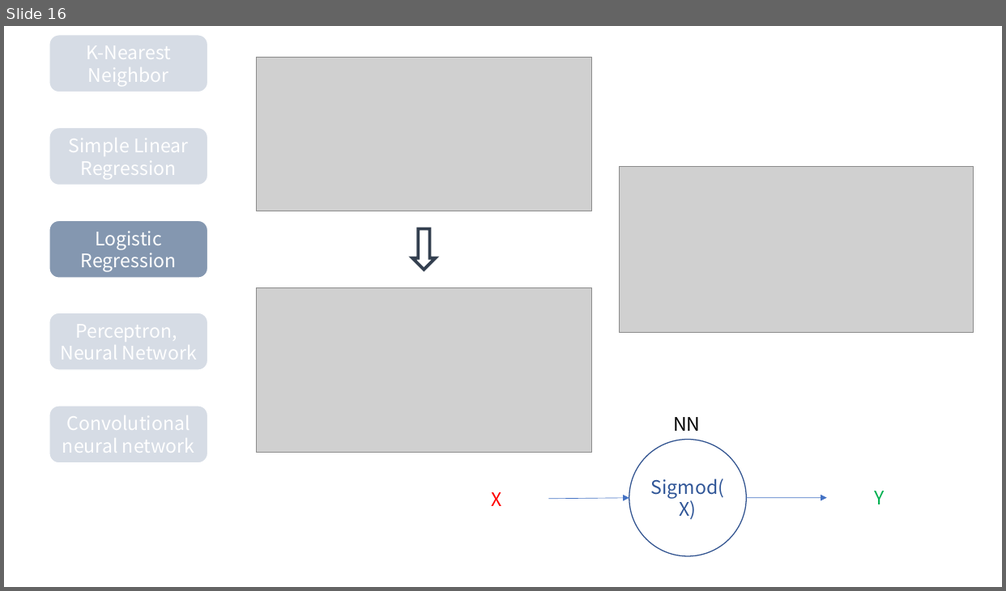
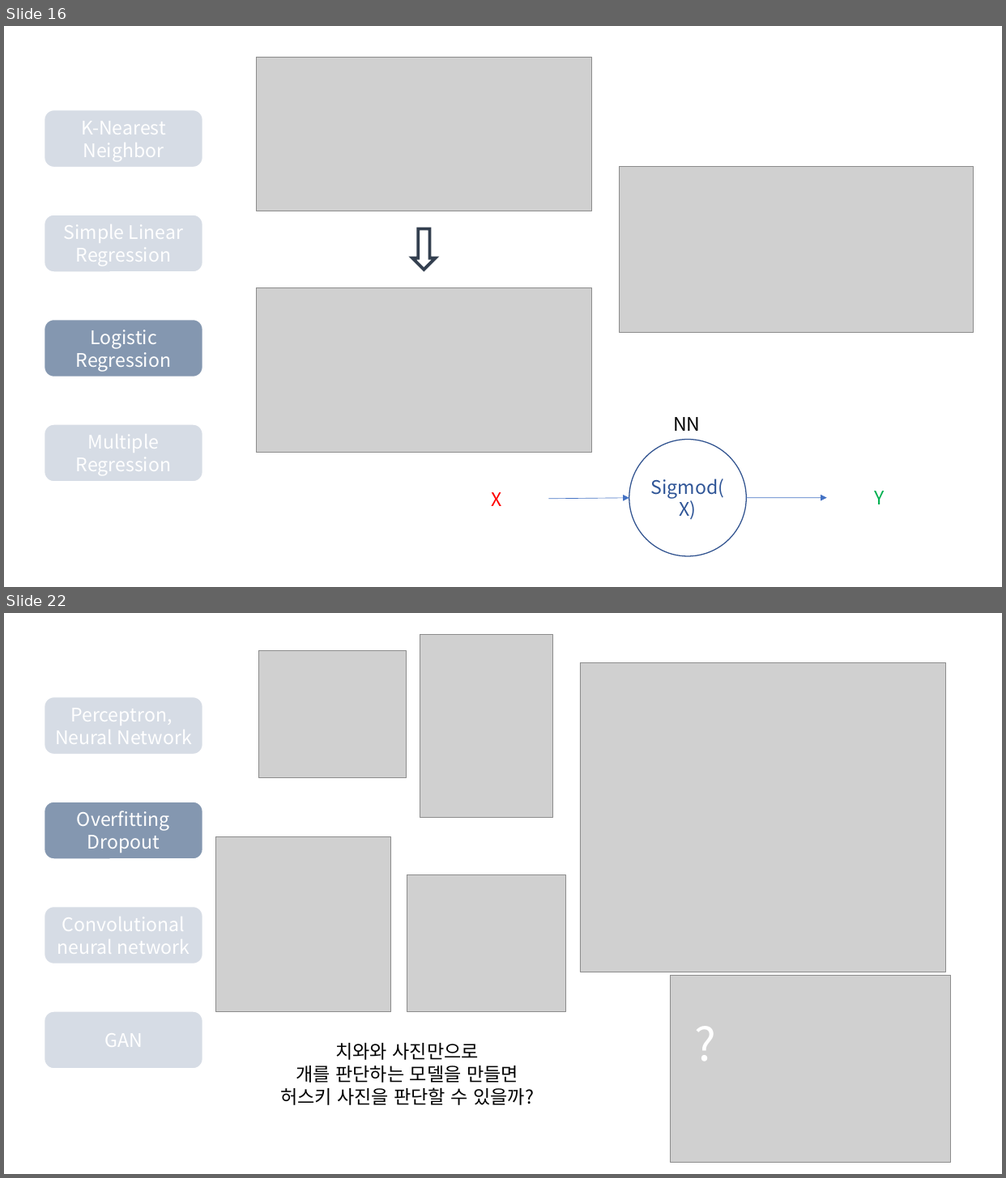
Before and after one commit to Linejin/ai_study, a slide deck: planning/AI seminar.pptx. Shown one above the other, each under a label of ours: slide 16 before the commit, slides 16 and 22 after it; the slides between them are not shown. The pictures are 1006x591 and 1006x1178 pixels, drawn with LibreOffice and Linux fonts; fonts in the diff are those of the drawing; grey boxes stand for pictures. Boxes give left, top, right and bottom in pixels: in the first picture for what was removed or moved away, otherwise in the second. Text is boxed around its words. In the diff, an @@ line names an element or a change of style, - is before the commit and + after.

```diff
--- a/planning/AI seminar.pptx
+++ b/planning/AI seminar.pptx
@@ slide 22 added at box(4, 613, 1002, 1174), background #FFFFFF @@
@@ picture added at box(420, 635, 552, 817) @@
@@ picture added at box(259, 650, 406, 777) @@
@@ picture added at box(580, 662, 946, 972) @@
@@ rounded rectangle added at box(44, 697, 203, 755), fill #D6DCE5, outline #FFFFFF 1 pt, 18 pt, text #FFFFFF @@
+Perceptron,
+Neural Network
@@ rounded rectangle added at box(44, 802, 203, 859), fill #8497B0, outline #FFFFFF 1 pt, 18 pt, text #FFFFFF @@
+Overfitting
+Dropout
@@ picture added at box(216, 837, 391, 1012) @@
@@ picture added at box(407, 875, 566, 1012) @@
@@ rounded rectangle added at box(44, 906, 203, 964), fill #D6DCE5, outline #FFFFFF 1 pt, 18 pt, text #FFFFFF @@
+Convolutional
+neural network
@@ picture added at box(671, 975, 951, 1162) @@
@@ rounded rectangle added at box(44, 1012, 203, 1070), fill #D6DCE5, outline #FFFFFF 1 pt, 18 pt, text #FFFFFF @@
+GAN
@@ text added at box(688, 1012, 724, 1075), 44 pt, text #FFFFFF @@
+?
@@ text added at box(280, 1043, 534, 1105), 18 pt, text #000000 @@
+치와와 사진만으로
+개를 판단하는 모델을 만들면
+허스키 사진을 판단할 수 있을까?
@@ slide 16 changed as well @@
@@ rounded rectangle "K-Nearest Neighbor": place and size @@
-rounded rectangle "K-Nearest Neighbor" at box(49, 35, 208, 92)
+rounded rectangle "K-Nearest Neighbor" at box(44, 110, 203, 168)
@@ rounded rectangle "Simple Linear Regression": place and size @@
-rounded rectangle "Simple Linear Regression" at box(49, 128, 208, 186)
+rounded rectangle "Simple Linear Regression" at box(44, 215, 203, 272)
@@ rounded rectangle removed at box(49, 313, 208, 370) @@
-Perceptron,
-Neural Network
@@ rounded rectangle "Logistic Regression": place and size @@
-rounded rectangle "Logistic Regression" at box(49, 220, 208, 278)
+rounded rectangle "Logistic Regression" at box(44, 319, 203, 377)
@@ rounded rectangle removed at box(49, 407, 208, 464) @@
-Convolutional
-neural network
@@ rounded rectangle added at box(44, 425, 203, 483), fill #D6DCE5, outline #FFFFFF 1 pt, 18 pt, text #FFFFFF @@
+Multiple
+Regression
```
Also in this commit, not shown: 14 other slides changed, 10 other slides added, 6 slides removed.
